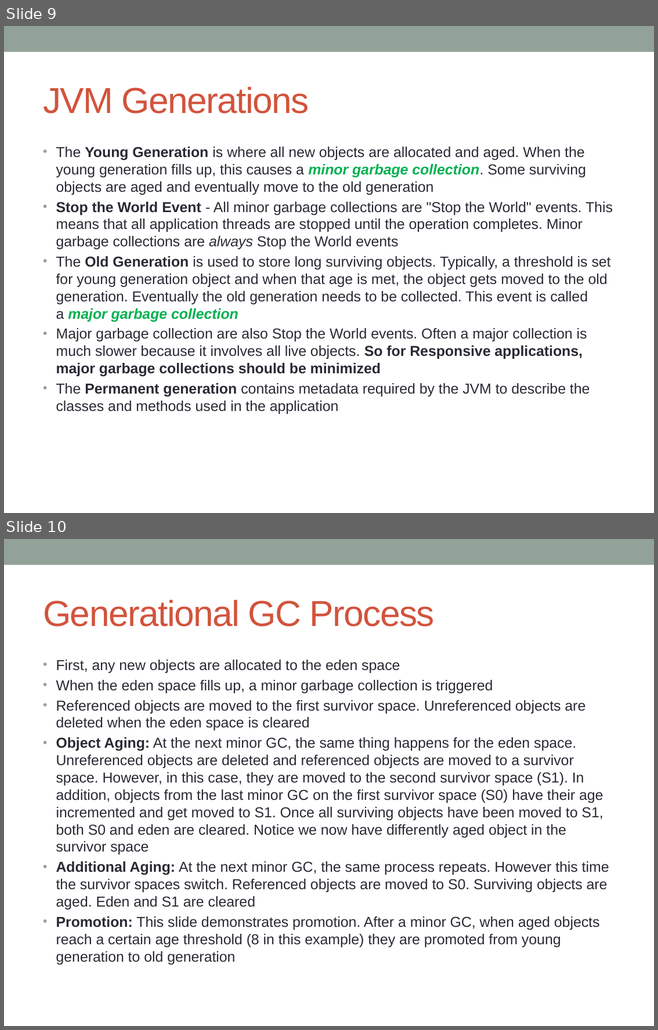
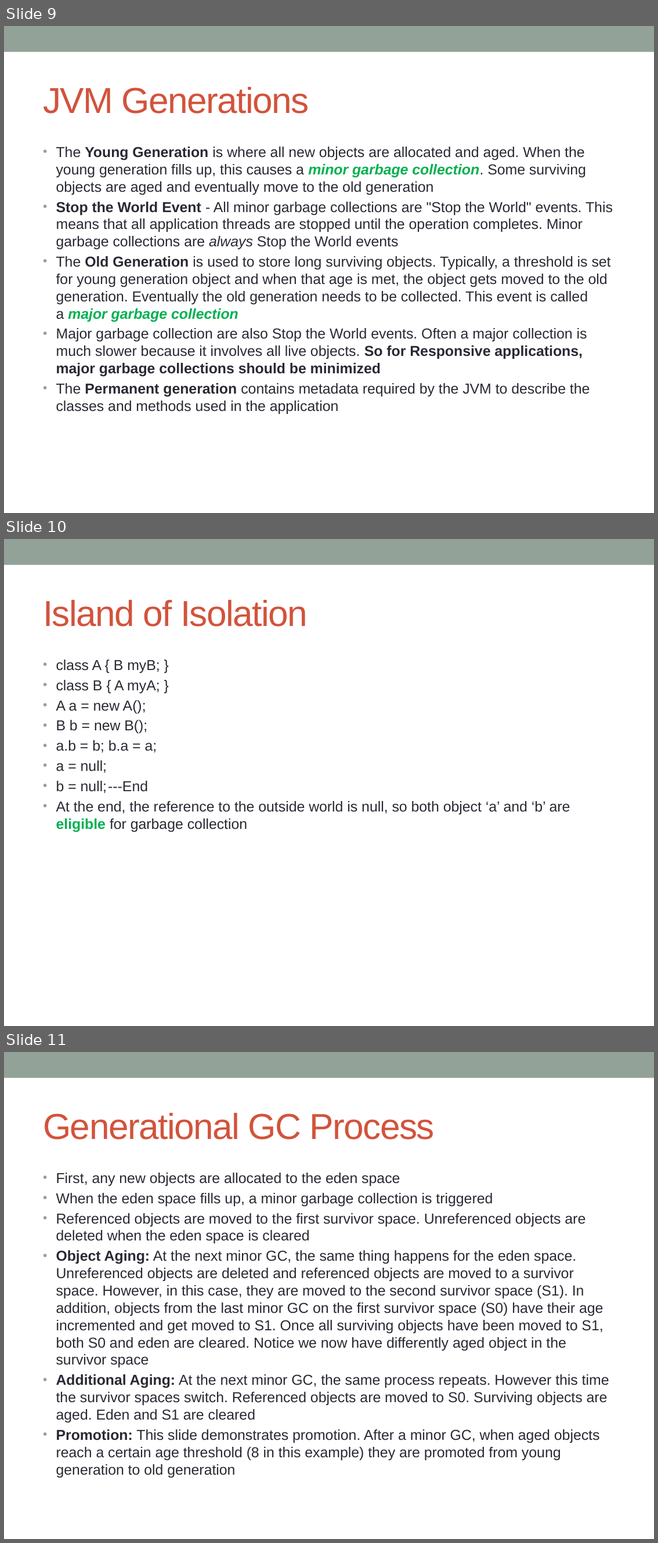
Before and after one commit to notionquest/ProjectDocumentation, a slide deck: CoreJava.pptx. Shown one above the other, each under a label of ours: slides 9 and 10 before the commit, slides 9, 10 and 11 after it. The pictures are 658x1030 and 658x1543 pixels, drawn with LibreOffice and Linux fonts; fonts in the diff are those of the drawing. Boxes give left, top, right and bottom in pixels: in the first picture for what was removed or moved away, otherwise in the second. Text is boxed around its words. In the diff, an @@ line names an element or a change of style, - is before the commit and + after.

Commit message:
Island of isolation

```diff
--- a/CoreJava.pptx
+++ b/CoreJava.pptx
@@ slide 10 added at <box>4,539,654,1026</box>, background #FFFFFF; not listed: 1 template element that a slide beside it also shows @@
@@ title added at <box>43,600,307,627</box>, 40 pt, text #D2533C @@
+Island of Isolation
@@ text added at <box>56,660,570,832</box>, 16 pt, text #292934 @@
+• class A { B myB; }
+• class B { A myA; }
+• A a = new A();
+• B b = new B();
+• a.b = b; b.a = a;
+• a = null;
+• b = null; ---End
+• At the end, the reference to the outside world is null, so both object ‘a’ and ‘b’ are eligible for garbage collection
@@ what was slide 10 is now slide 11 @@
```
